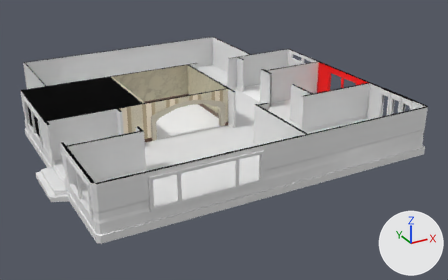
An edit to the FBX model src/Assets/Scenes/Story/TutorLevelScene/VeraxHouse2.fbx, drawn before and after from the same camera.
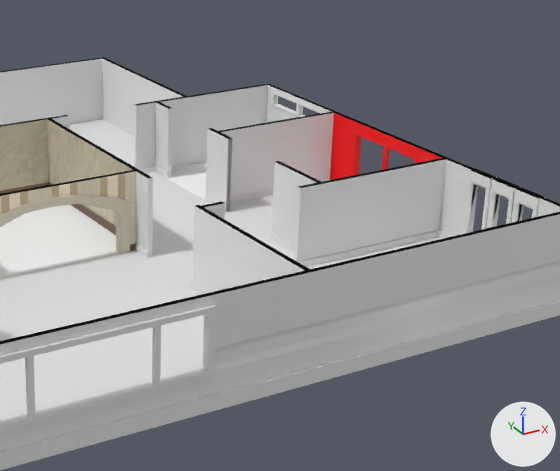
The first picture shows the older version from a 50 mm lens placed at (-18.9, -43.6, 18.8), pointed at (3.4, -3.1, -1.4). The close-ups show both versions on the part from 37% to 94% of the width and 4% to 81% of the height of that picture; other places that the commit changed are outside them. The axes (+X, +Y, +Z) are drawn at lower right. The lights are the same throughout. Where no turn or scale is listed for an object, it has been applied to the vertices. Vertices at the same position are counted once.

The first close-up shows 'BathroomEntrance', 'BathroomWall', 'BedroomEntrance', 'BedroomWindow', 'ExternalWall', 'Foundation', 'GaiusEntrance', 'GaiusWall', 'GaiusWallWindowed', 'GarageEntrance', 'GarageWall', 'KitchenArch', 'KitchenFloor', 'LivingRoomFloor', 'LivingRoomWall', 'LivingRoomWindow', 'LivingRoom_CorridorIntersection'.
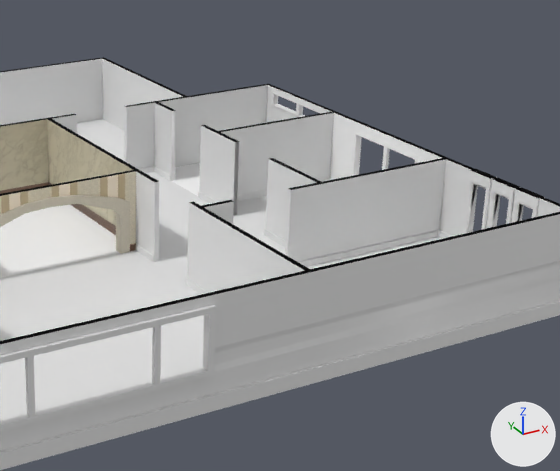
Where the newer file only moved an object's origin or applied its transform, the numbers keep the older frame.

What differs and where, as boxes (x1, y1, x2, y2) in the close-ups (560 x 471 px; the box of a moved part takes in the faces that stretch with it):
'GaiusEntrance', reshaped
    before: (211, 131, 321, 252)
    after: (211, 131, 321, 247)
'GaiusWallWindowed', recoloured (red to white)
    both: (330, 111, 445, 180)
'BathroomEntrance', reshaped
    before: (155, 102, 217, 204)
    after: (154, 102, 217, 204)
'LivingRoom_CorridorIntersection', reshaped
    before: (136, 171, 153, 258)
    after: (136, 171, 159, 262)
part 1 of me_cube_023, moved or reshaped
    before: (134, 102, 156, 169)
    after: (124, 102, 156, 169)
part 2 of me_cube_023, moved or reshaped
    before: (50, 115, 69, 129)
    after: (50, 114, 77, 133)
part 4 of me_cube_020, moved or reshaped
    before: (155, 102, 172, 178)
    after: (154, 102, 176, 181)
part 5 of me_cube_020, moved or reshaped
    before: (205, 128, 217, 204)
    after: (198, 125, 217, 204)
part 6 of me_cube_044, moved or reshaped
    before: (211, 131, 233, 213)
    after: (211, 131, 239, 215)
part 7 of me_cube_044, moved or reshaped
    before: (270, 233, 295, 252)
    after: (264, 229, 285, 247)
part 8 of me_cube_044, moved or reshaped
    before: (271, 161, 321, 246)
    after: (266, 158, 321, 240)
part 9 of me_cube_015, moved or reshaped
    before: (202, 202, 225, 219)
    after: (202, 200, 234, 224)
part 10 of me_cube_015, moved or reshaped
    before: (294, 158, 445, 263)
    after: (285, 158, 445, 263)

Patch to the scene script:
```diff
--- a/src/Assets/Scenes/Story/TutorLevelScene/VeraxHouse2.fbx.py
+++ b/src/Assets/Scenes/Story/TutorLevelScene/VeraxHouse2.fbx.py
@@ mat_mat_wallwindowed @@
 mat_mat_wallwindowed = principled_material('Mat.WallWindowed')
-mat_mat_wallwindowed.base_color = (1.0, 0.0, 0.0)  # red #ff0000
+mat_mat_wallwindowed.base_color = (1.0, 1.0, 1.0)  # white #ffffff
@@ me_cube_044 @@
 me_cube_044.from_pydata(...)  # 36 vertices, 20 faces; spans x -0.12..0.11, y -7.02..-0.26, z -1.5..1.5
+# me_cube_044 part 6: the loose piece of 18 vertices spanning x -0.12..0.11, y -1.32..-0.26, z -1.5..1.5 is scaled about its middle by (1, 1.45, 1), then moved by (0.0, -0.24, 0.0)
+# me_cube_044 part 7: all 6 vertices in x -0.12..0.11, y -4.41, z -1.5..-1.26 are moved by (0.0, 0.39, 0.0)
+# me_cube_044 part 8: all 2 vertices in x -0.07..0.11, y -4.41, z 1.5 are moved by (0.0, 0.39, 0.0)
 me_cube_044.materials.append(mat_mat_pitchblack)
@@ me_cube_015 @@
 me_cube_015.from_pydata(...)  # 33 vertices, 20 faces; spans x -6.45..3.97, y -3.82..-3.57, z -1.0..1.99
+# me_cube_015 part 9
+for i in [8, 9, 10, 12, 19, 25, 26]: me_cube_015.vertices[i].co += Vector((0.35, 0.0, 0.0))
+# me_cube_015 part 10
+for i in [*range(14, 18), 21, 29, 30]: me_cube_015.vertices[i].co += Vector((-0.41, 0.0, 0.0))
 me_cube_015.materials.append(mat_mat_pitchblack)
@@ me_cube_020 @@
-me_cube_020.from_pydata(...)  # 35 vertices, 20 faces; spans x -0.12..4.86, y -10.48..4.32, z -1.5..1.5
+me_cube_020.from_pydata(...)  # 33 vertices, 20 faces; spans x -0.12..4.86, y -10.48..4.32, z -1.5..1.5
+# me_cube_020 part 4: 16 vertices removed from x -0.07..0.17, y 3.29..4.32, z -1.5..1.5; 14 vertices added at x -0.12..0.11, y 2.91..4.32, z -1.5..1.5
+# me_cube_020 part 5: 12 vertices removed from x -0.12..0.12, y -0.26..0.2, z -1.5..1.5; 12 vertices added at x -0.12..0.11, y -0.26..0.68, z -1.5..1.5
 me_cube_020.materials.append(mat_mat_garagewall)
@@ me_cube_023 @@
 me_cube_023.from_pydata(...)  # 31 vertices, 20 faces; spans x -4.31..0.49, y -0.2..0.07, z -1.5..1.5
+# me_cube_023 part 1
+for i in [*range(0, 4), 7, 8, 24, 25]: me_cube_023.vertices[i].co += Vector((-0.45, 0.0, 0.0))
+# me_cube_023 part 2
+for i in [13, 14, 15, 17, 20, 26, 27, 30]: me_cube_023.vertices[i].co += Vector((0.34, 0.0, 0.0))
 me_cube_023.materials.append(mat_mat_garagewall)
@@ me_cube_001 @@
 me_cube_001.from_pydata(...)  # 17 vertices, 11 faces; spans x 12.96..17.95, y -9.04..1.0, z -1.0..1.99
+# me_cube_001 part 3
+for i in [1, 2, 7, 8, 11, 12, 15, 16]: me_cube_001.vertices[i].co += Vector((0.0, -0.45, 0.0))
 me_cube_001.materials.append(mat_mat_pitchblack)
```
